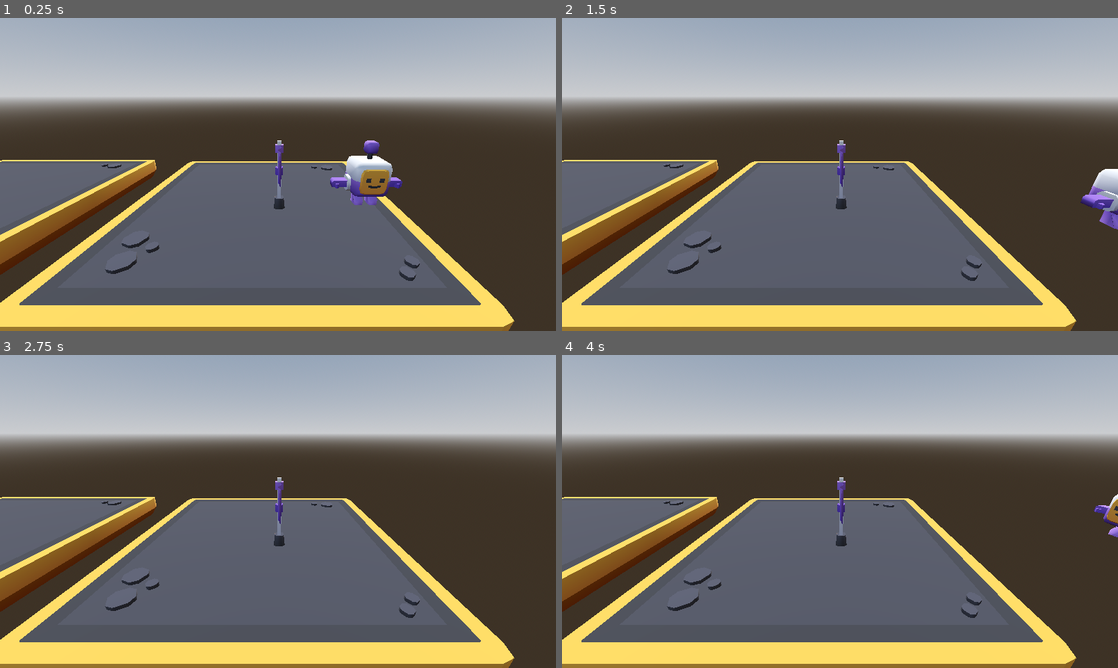
Above: before the commit, frames 1-4 (two rows, left to right).
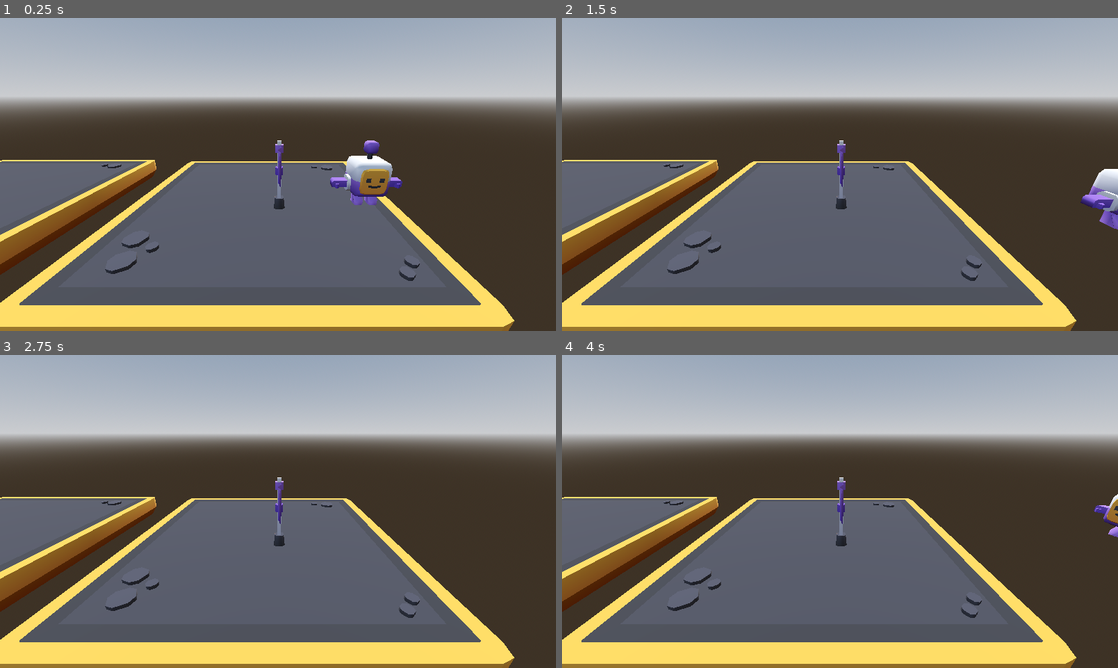
Above: after the commit, the same moments.

Repository: najmam/cours-godot3d-2025-09
Game: Godot game, scene res://racine.tscn
The game is run twice, just before and just after one commit, with the same random seed, the same clock (stepped at 60 frames per second) and the same inputs.
Inputs:
- Up to frame 1 (0.25 s): no input
- Up to frame 2 (1.5 s): tap Enter at 0.5 s; hold D (player_right) 0.53-1.28 s; hold S (player_down) from 1.28 s (still down)
- Up to frame 3 (2.75 s): tap Space at 2 s; release S (player_down) at 2.03 s; hold D (player_right) from 2.03 s (still down)
- Up to frame 4 (4 s): tap Enter at 2.75 s; release D (player_right) at 2.78 s; hold W (player_up) 2.78-3.53 s; tap Space at 3.5 s; hold A (player_left) from 3.53 s (still down)

The runs differ from the first frame. In frame 1, less than 0.1% of the frame differs, in the area x 0-93%, y 40-100%; in frame 2, less than 0.1%; in frame 3, less than 0.1%; in frame 4, less than 0.1%.

Commit message:
jour 1 exo 4 : contrôle caméra

Diff:
--- a/jeu.gd
+++ b/jeu.gd
@@ -2,6 +2,13 @@
 
 const VITESSE_MAX = 3.5
 var orientation: float = 0
+
+# préférences de contrôle de la caméra :
+# ici préférences perso du prof,
+# changez à votre convenance
+# ou rendez ça paramétrable (exercice bonus !)
+var cam_invert_horizontal = 1. # ne pas inverser
+var cam_invert_vertical = -1. # inverser
 
 func _ready():
 	pass
@@ -27,9 +34,18 @@
 		orientation = (-Vector3.FORWARD).signed_angle_to(vitesse, Vector3.UP)
 	%character.rotation.y = orientation
 
+
 	## EXO 3
 	## - permettre de déplacer le personnage à la manette
+	# solution: voir l'input map dans les paramètres du projet
 
 	## EXO BONUS:
 	## - permettre de déplacer la caméra à la manette
 	##   tout en conservant un déplacement du personnage qui fonctionne
+	# rotation de la caméra dans son repère local,
+	# en suivant l'ordre des rotations (paramètre rotation order)
+	var cam_input = Vector3(0,1,0) * Input.get_axis("camera_left", "camera_right") \
+		+ Vector3(1,0,0) * Input.get_axis("camera_down", "camera_up")
+	var cam_rotation_delta = cam_input * delta * Vector3(1,1,1)
+	%camera.rotation.x += cam_rotation_delta.x * cam_invert_vertical
+	%camera.global_rotation.y += cam_rotation_delta.y * cam_invert_horizontal
--- a/project.godot
+++ b/project.godot
@@ -46,6 +46,26 @@
 , Object(InputEventJoypadMotion,"resource_local_to_scene":false,"resource_name":"","device":-1,"axis":1,"axis_value":1.0,"script":null)
 ]
 }
+camera_left={
+"deadzone": 0.2,
+"events": [Object(InputEventJoypadMotion,"resource_local_to_scene":false,"resource_name":"","device":-1,"axis":2,"axis_value":-1.0,"script":null)
+]
+}
+camera_right={
+"deadzone": 0.2,
+"events": [Object(InputEventJoypadMotion,"resource_local_to_scene":false,"resource_name":"","device":-1,"axis":2,"axis_value":1.0,"script":null)
+]
+}
+camera_up={
+"deadzone": 0.2,
+"events": [Object(InputEventJoypadMotion,"resource_local_to_scene":false,"resource_name":"","device":-1,"axis":3,"axis_value":-1.0,"script":null)
+]
+}
+camera_down={
+"deadzone": 0.2,
+"events": [Object(InputEventJoypadMotion,"resource_local_to_scene":false,"resource_name":"","device":-1,"axis":3,"axis_value":1.0,"script":null)
+]
+}
 
 [rendering]
 
--- a/racine.tscn
+++ b/racine.tscn
@@ -23,24 +23,26 @@
 [node name="WorldEnvironment" type="WorldEnvironment" parent="."]
 environment = SubResource("Environment_rkcwo")
 
-[node name="Camera3D" type="Camera3D" parent="."]
-transform = Transform3D(1, 0, 0, 0, 0.9336367, 0.3582213, 0, -0.3582213, 0.9336367, 0, 1.9159845, 3.359398)
-
 [node name="DirectionalLight3D" type="DirectionalLight3D" parent="."]
 transform = Transform3D(1, 0, 0, 0, -0.63470364, 0.7727556, 0, -0.7727556, -0.63470364, 0, 4.3462925, -7.557098)
+
+[node name="camera_position" type="Node3D" parent="."]
+unique_name_in_owner = true
+transform = Transform3D(1, 0, 0, 0, 1, 0, 0, 0, 1, 0, 1.9159845, 3.359398)
+
+[node name="camera" type="Camera3D" parent="camera_position"]
+unique_name_in_owner = true
+transform = Transform3D(1, 0, 0, 0, 0.9335804, 0.35836795, 0, -0.35836795, 0.9335804, 0, 0, 0)
+
+[node name="character" parent="." instance=ExtResource("1_4vgkv")]
+unique_name_in_owner = true
+transform = Transform3D(1, 0, -1.7484555e-07, 0, 1, 0, 1.7484555e-07, 0, 1, 1.5370605, 0.13311708, 0.08617547)
+
+[node name="flag" parent="." instance=ExtResource("4_0tuo0")]
+transform = Transform3D(1, 0, 0, 0, 1, 0, 0, 0, 1, 0.022875309, 0, 0.036958694)
 
 [node name="platform-large2" parent="." instance=ExtResource("3_rkcwo")]
 transform = Transform3D(1, 0, 0, 0, 1, 0, 0, 0, 1, -0.27683163, -0.5103141, -0.35728455)
 
 [node name="platform-large3" parent="." instance=ExtResource("3_rkcwo")]
 transform = Transform3D(1, 0, 0, 0, 1, 0, 0, 0, 1, -6.4405584, -0.5103141, -0.51562405)
-
-[node name="flag2" parent="." instance=ExtResource("4_0tuo0")]
-transform = Transform3D(1, 0, 0, 0, 1, 0, 0, 0, 1, 0.022875309, 0, 0.036958694)
-
-[node name="deplacement_perso" type="Node3D" parent="."]
-transform = Transform3D(1, 0, -1.7484555e-07, 0, 1, 0, 1.7484555e-07, 0, 1, 0, 0, 0)
-
-[node name="character" parent="deplacement_perso" instance=ExtResource("1_4vgkv")]
-unique_name_in_owner = true
-transform = Transform3D(1, 0, 0, 0, 1, 0, 0, 0, 1, 1.5370605, 0.13311708, 0.0861752)
